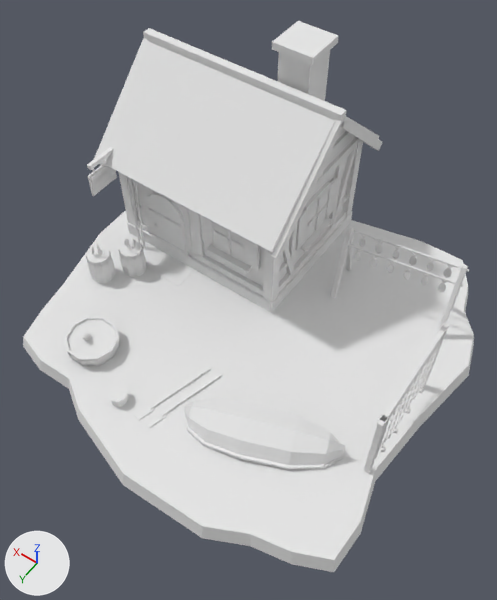
The FBX model Assets/Village/Models/Village_House_Fishing.fbx, before and after one commit.
Camera for both pictures: a camera (50 mm lens) standing at (-5.41, 7.87, 13.1) and looking at (-0.24, 0.63, 1.72). Lighting does not change. The marker at lower left points along +X, +Y and +Z. The first picture is the older version. Where no turn or scale is listed for an object, it has been applied to the vertices.

The first picture shows 'Village_House_Fishing'.
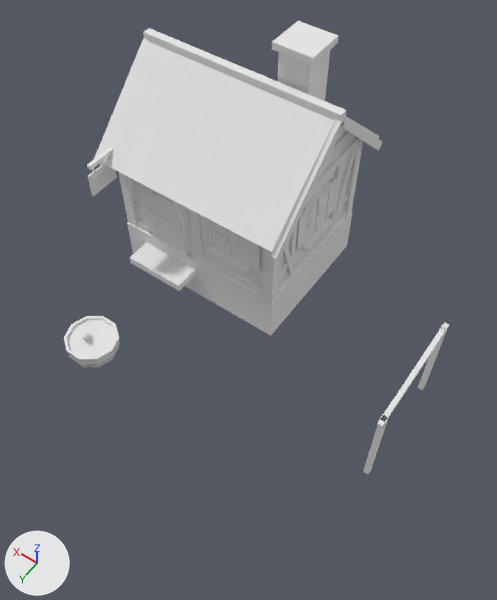
Boxes (x1, y1, x2, y2) around the edits, measured in the pictures (497 x 600 px):
```json
{"object": "Village_House_Fishing", "change": "reshaped", "before": [23, 21, 474, 572], "after": [64, 21, 449, 474], "on screen": "15% narrower, 18% shorter"}
{"part": 1, "of": "me_village_house_fishing", "change": "deleted", "before": [23, 178, 474, 572]}
```

Edits to the scene script, one JSON object a line:
```json
{"block": "me_village_house_fishing", "where": "# used by ob_village_house_fishing; location = (0.0, 0.0, 0.0)"}
{"op": "remove", "block": "me_village_house_fishing", "code": "me_village_house_fishing.from_pydata(...)  # 2647 vertices, 2178 faces; spans x -4.65..5.08, y -4.71..4.71, z -0.9..5.56"}
{"op": "add", "block": "me_village_house_fishing", "code": "me_village_house_fishing.from_pydata(...)  # 929 vertices, 697 faces; spans x -4.01..4.65, y -4.55..3.29, z -0.9..5.56"}
{"block": "me_village_house_fishing", "change": "me_village_house_fishing part 1: 171 loose pieces with 1718 vertices, spanning x -4.65..5.08, y -4.71..4.71, z -0.35..2.6, are deleted"}
```
